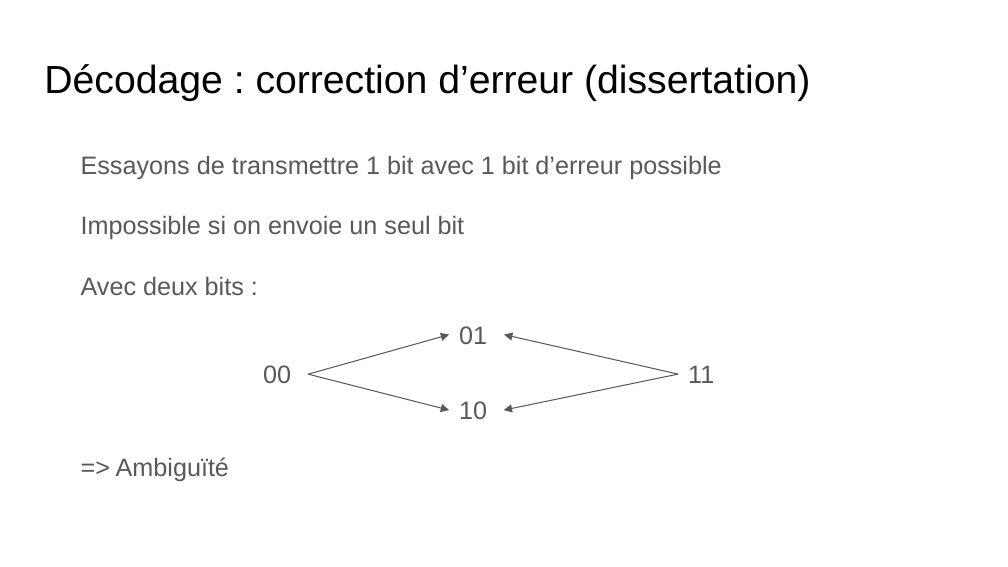
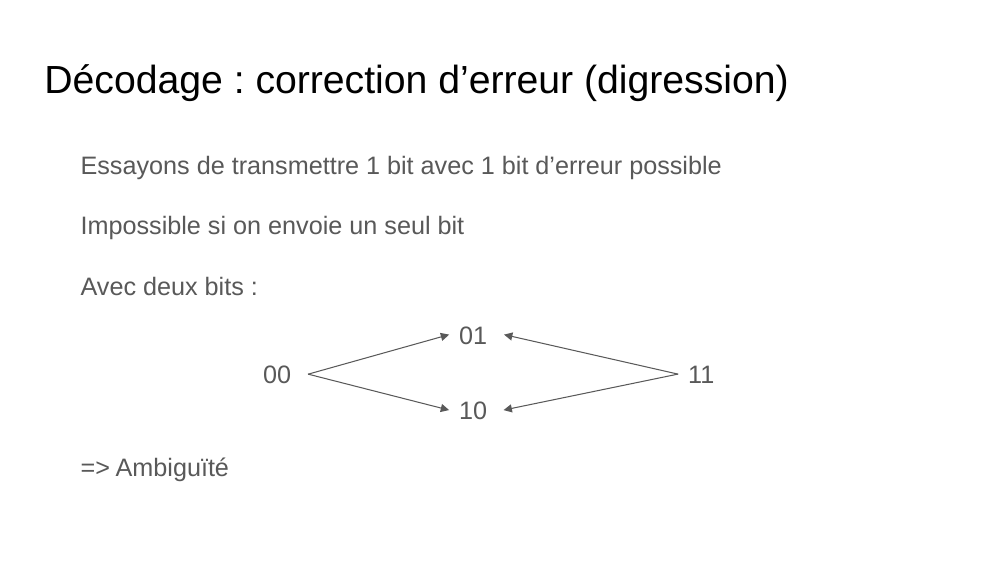
Before and after one commit to benoitmasson/qrcode-demo, a slide deck: slide 48 of slides/QR Codes.odp (slide 45 before the commit). Drawn at 1008x567 pixels with LibreOffice and Linux fonts; fonts in the diff are those of the drawing. Boxes give left, top, right and bottom in pixels: in the first picture for what was removed or moved away, otherwise in the second. Text is boxed around its words. In the diff, an @@ line names an element or a change of style, - is before the commit and + after.

```diff
--- a/slides/QR Codes.odp
+++ b/slides/QR Codes.odp
@@ title at box(44, 64, 789, 101): text changed @@
-Décodage : correction d’erreur (dissertation)
+Décodage : correction d’erreur (digression)
```
Also in this commit, not shown: 18 other slides changed, 5 slides added, 2 slides removed, 1 other file.
